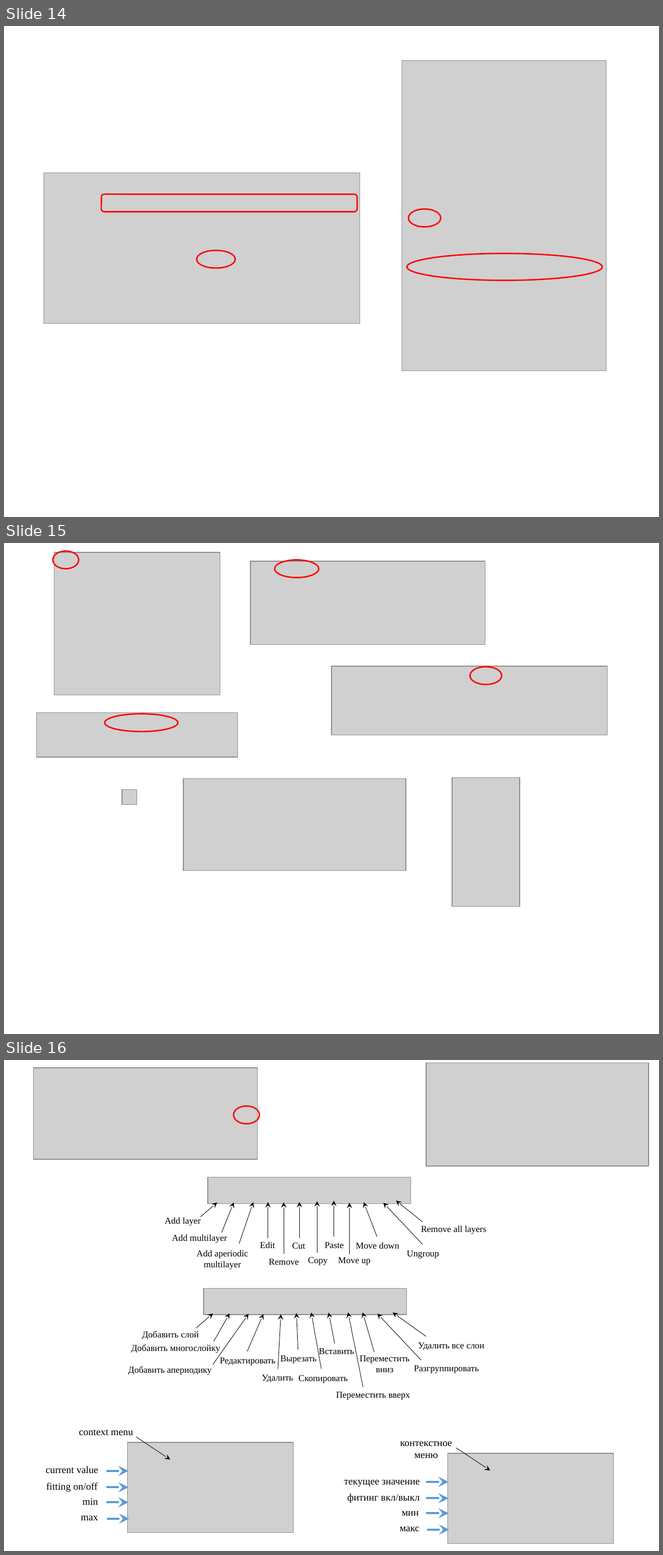
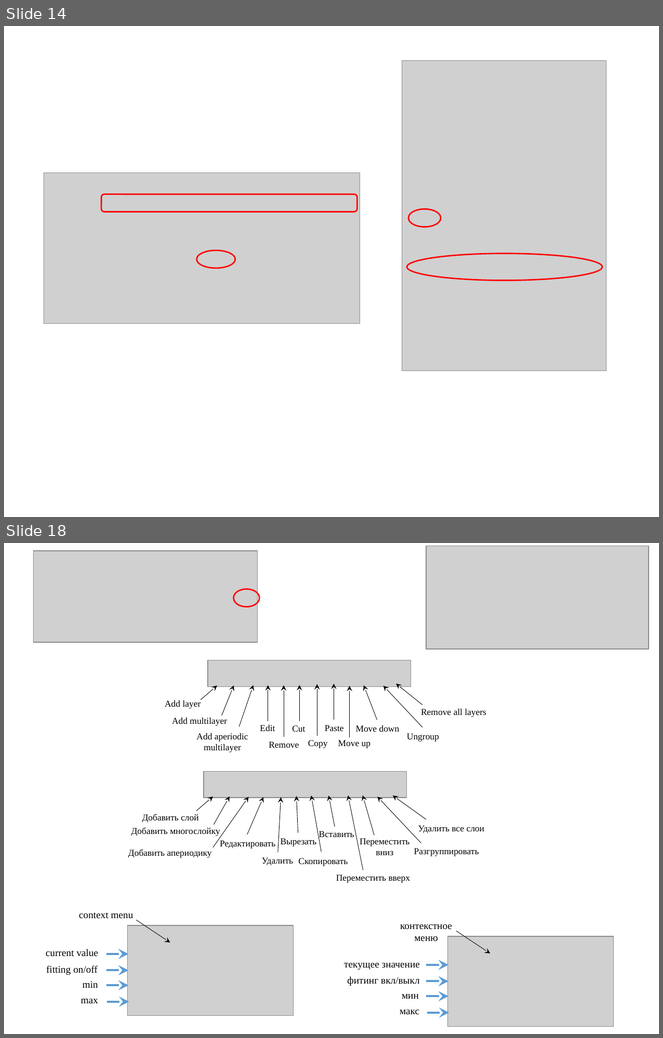
Before and after one commit to svech/Multifitting, a slide deck: manual/Pictures 2.0.pptx. Shown one above the other, each under a label of ours: slides 14, 15 and 16 before the commit, slides 14 and 18 after it; the slides between them are not shown. The pictures are 663x1555 and 663x1038 pixels, drawn with LibreOffice and Linux fonts; fonts in the diff are those of the drawing; grey boxes stand for pictures. Boxes give left, top, right and bottom in pixels: in the first picture for what was removed or moved away, otherwise in the second. Text is boxed around its words. In the diff, an @@ line names an element or a change of style, - is before the commit and + after.

```diff
--- a/manual/Pictures 2.0.pptx
+++ b/manual/Pictures 2.0.pptx
@@ slide 15 removed at (x1=4, y1=543, x2=659, y2=1034), background #FFFFFF @@
@@ ellipse removed at (x1=52, y1=551, x2=79, y2=568) @@
@@ picture removed at (x1=54, y1=552, x2=220, y2=695) @@
@@ picture removed at (x1=250, y1=561, x2=485, y2=644) @@
@@ ellipse removed at (x1=274, y1=560, x2=319, y2=578) @@
@@ picture removed at (x1=332, y1=666, x2=607, y2=735) @@
@@ ellipse removed at (x1=470, y1=667, x2=501, y2=684) @@
@@ picture removed at (x1=36, y1=713, x2=237, y2=757) @@
@@ ellipse removed at (x1=105, y1=714, x2=178, y2=732) @@
@@ picture removed at (x1=122, y1=790, x2=137, y2=805) @@
@@ picture removed at (x1=183, y1=779, x2=406, y2=871) @@
@@ picture removed at (x1=452, y1=778, x2=520, y2=906) @@
@@ what was slide 16 is now slide 18 @@
```
Also in this commit, not shown: 3 slides added, 3 other files.
